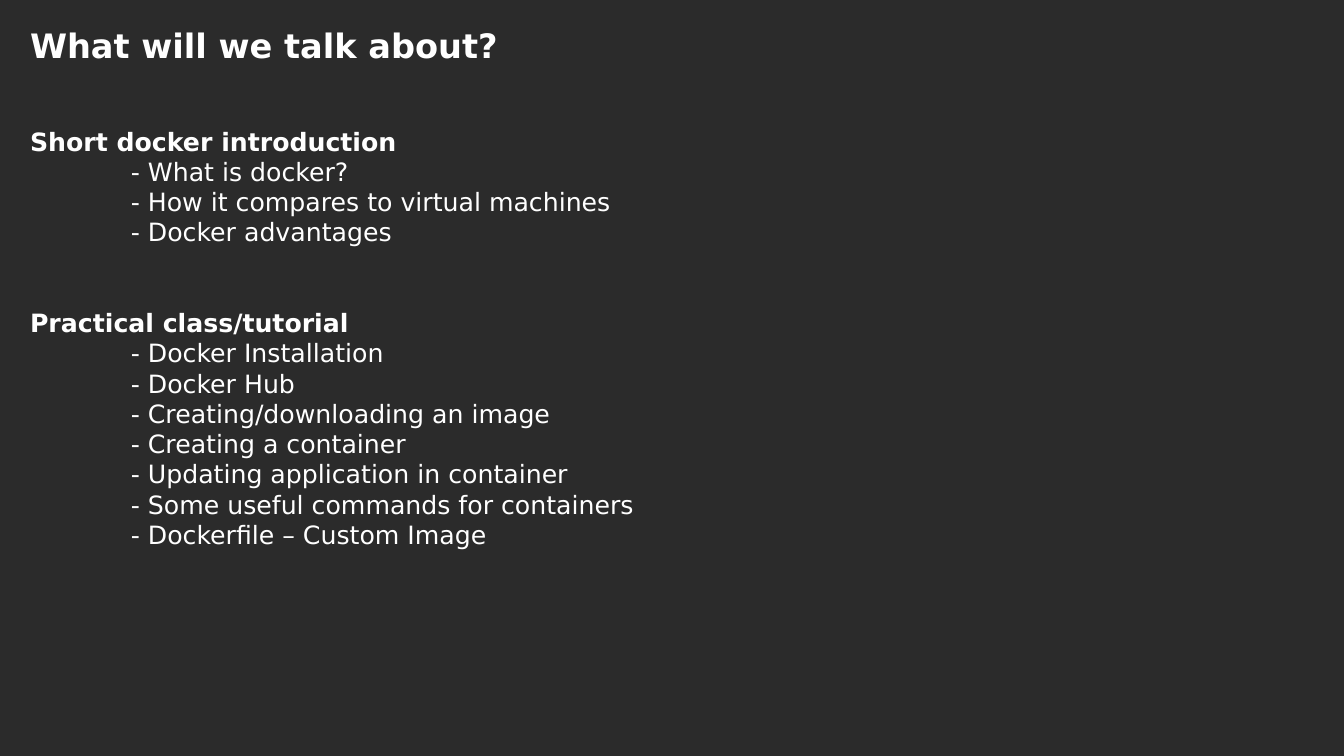
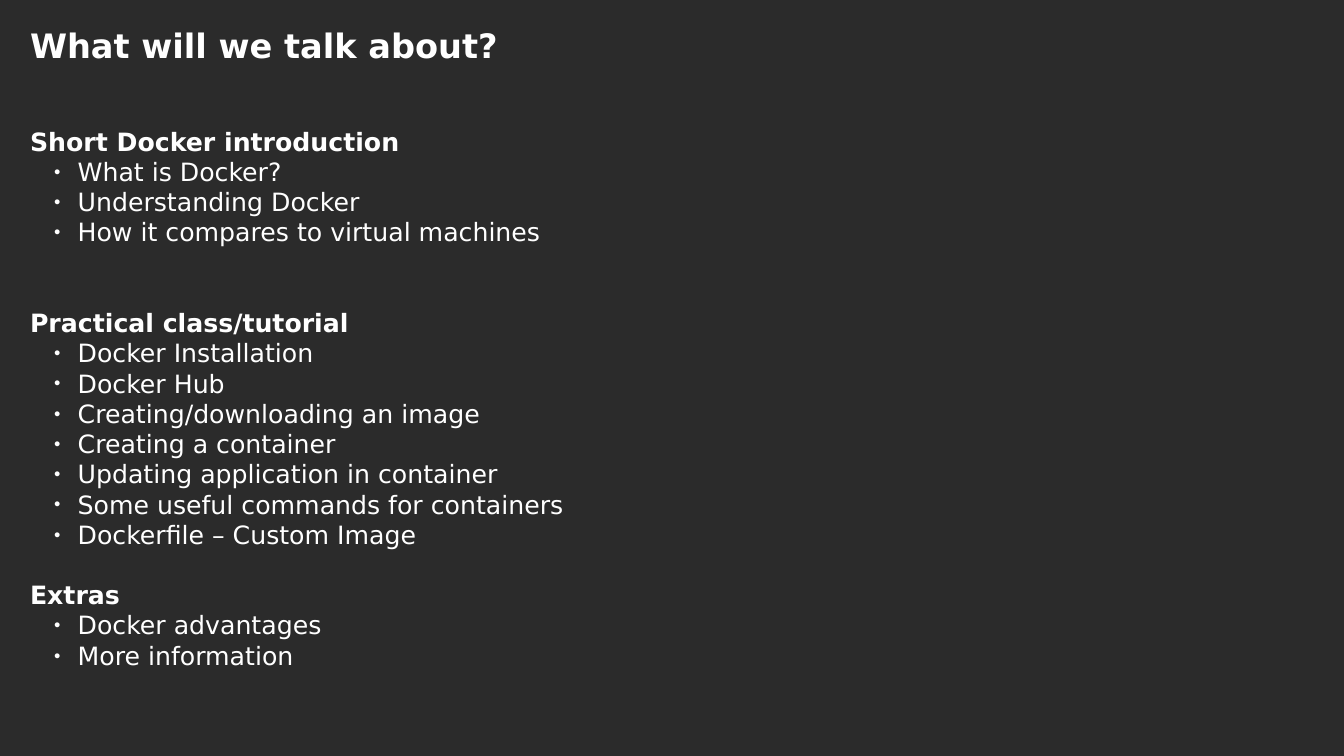
Before and after one commit to luisnabais-courses/course_docker, a slide deck: slide 2 of slides/course_slides.odp. Drawn at 1344x756 pixels with LibreOffice and Linux fonts; fonts in the diff are those of the drawing; background and template pictures are left out; a plain dark background stands for a picture behind light text. Boxes give left, top, right and bottom in pixels: in the first picture for what was removed or moved away, otherwise in the second. Text is boxed around its words. In the diff, an @@ line names an element or a change of style, - is before the commit and + after.

Commit message:
Updated presentation

```diff
--- a/slides/course_slides.odp
+++ b/slides/course_slides.odp
@@ text at bbox=[30, 132, 540, 247]: text changed @@
-Short docker introduction
-- What is docker?
-- How it compares to virtual machines
-- Docker advantages
+Short Docker introduction
+  ● What is Docker?
+  ● Understanding Docker
+  ● How it compares to virtual machines
@@ text at bbox=[30, 343, 563, 666]: text changed @@
-- Docker Installation
-- Docker Hub
-- Creating/downloading an image
-- Creating a container
-- Updating application in container
-- Some useful commands for containers
-- Dockerfile – Custom Image
+  ● Docker Installation
+  ● Docker Hub
+  ● Creating/downloading an image
+  ● Creating a container
+  ● Updating application in container
+  ● Some useful commands for containers
+  ● Dockerfile – Custom Image
+Extras
+  ● Docker advantages
+  ● More information
```
Also in this commit, not shown: 1 other slide changed, 3 slides added, 1 slide removed.
